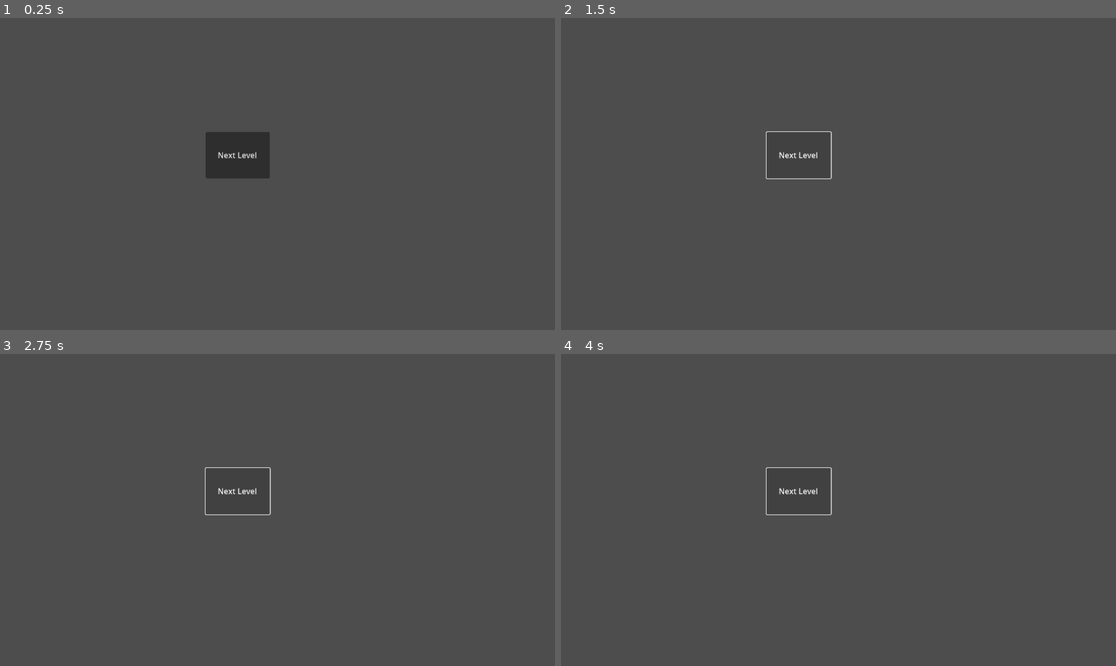
Above: before the commit, frames 1-4 (two rows, left to right).
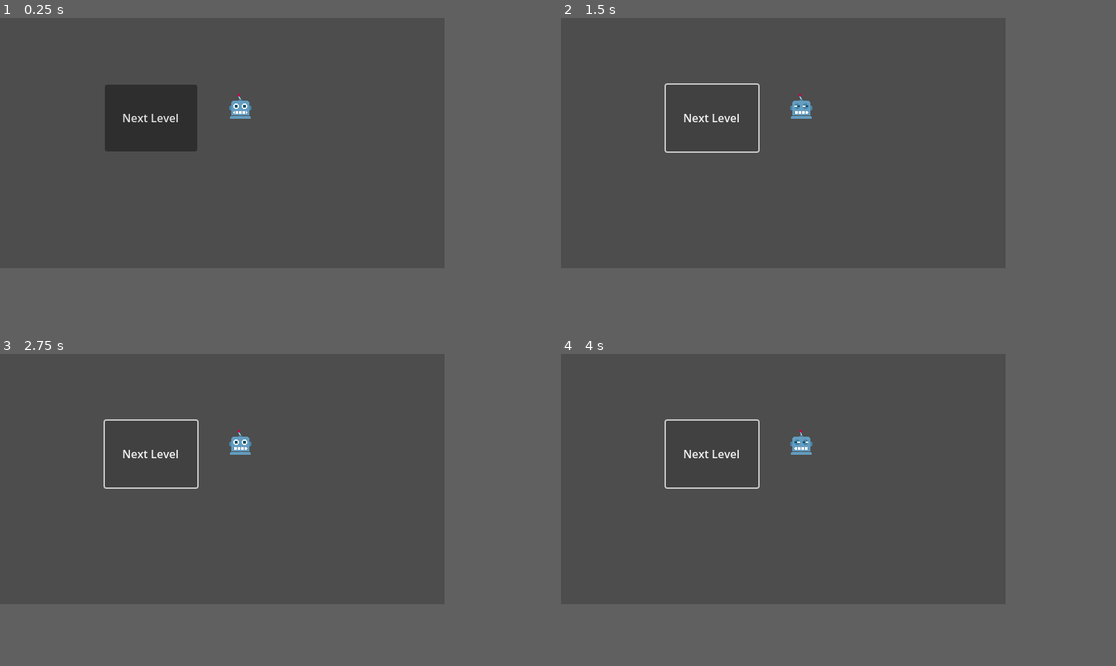
Above: after the commit, the same moments.

Repository: Difio3333/imnotarobot
Game: Godot game, scene res://levels/level_1.tscn
The game is run twice, just before and just after one commit, with the same random seed, the same clock (stepped at 60 frames per second) and the same inputs. This scene is started directly instead of the project's main scene.
Inputs:
- Up to frame 1 (0.25 s): no input
- Up to frame 2 (1.5 s): click "Next Level" at 0.5 s; click "Next Level" at 1.25 s
- Up to frame 3 (2.75 s): click "Next Level" at 2 s
- Up to frame 4 (4 s): tap Enter at 2.75 s
In our replay, the window is 799x449 before the commit and 640x360 after it. These sizes can differ from the game's own. Grey fills any space a smaller window leaves; there, only what the larger window draws over its background counts as a difference.

The runs differ from the first frame. In frame 1, 5.4% of the frame differs, in the area x 18-49%, y 21-52%; in frame 2, 0.8%; in frame 3, 0.8%; in frame 4, 0.8%.

Commit message:
Added Animations

Diff:
--- a/globals/Messenger.gd
+++ b/globals/Messenger.gd
@@ -1,3 +1,4 @@
 extends Node
 
 signal LEVEL_WIN
+signal ANIMATION_FINISHED
--- /dev/null
+++ b/icon.svg
@@ -0,0 +1 @@
+<svg height="128" width="128" xmlns="http://www.w3.org/2000/svg"><rect x="2" y="2" width="124" height="124" rx="14" fill="#363d52" stroke="#212532" stroke-width="4"/><g transform="scale(.101) translate(122 122)"><g fill="#fff"><path d="M105 673v33q407 354 814 0v-33z"/><path d="m105 673 152 14q12 1 15 14l4 67 132 10 8-61q2-11 15-15h162q13 4 15 15l8 61 132-10 4-67q3-13 15-14l152-14V427q30-39 56-81-35-59-83-108-43 20-82 47-40-37-88-64 7-51 8-102-59-28-123-42-26 43-46 89-49-7-98 0-20-46-46-89-64 14-123 42 1 51 8 102-48 27-88 64-39-27-82-47-48 49-83 108 26 42 56 81zm0 33v39c0 276 813 276 814 0v-39l-134 12-5 69q-2 10-14 13l-162 11q-12 0-16-11l-10-65H446l-10 65q-4 11-16 11l-162-11q-12-3-14-13l-5-69z" fill="#478cbf"/><path d="M483 600c0 34 58 34 58 0v-86c0-34-58-34-58 0z"/><circle cx="725" cy="526" r="90"/><circle cx="299" cy="526" r="90"/></g><g fill="#414042"><circle cx="307" cy="532" r="60"/><circle cx="717" cy="532" r="60"/></g></g></svg>
--- a/levels/level_1.tscn
+++ b/levels/level_1.tscn
@@ -1,15 +1,19 @@
-[gd_scene load_steps=2 format=3 uid="uid://bo44bx8x16iqo"]
+[gd_scene load_steps=3 format=3 uid="uid://bo44bx8x16iqo"]
 
 [ext_resource type="Script" path="res://scripts/level_1_script.gd" id="1_er66a"]
+[ext_resource type="PackedScene" uid="uid://drxtb1ddvnw7y" path="res://scenes/robot.tscn" id="2_yp1lt"]
 
 [node name="Level1" type="Node2D" groups=["Level"]]
 script = ExtResource("1_er66a")
 
 [node name="Button" type="Button" parent="."]
-offset_left = 427.0
-offset_top = 237.0
-offset_right = 560.0
-offset_bottom = 333.0
+offset_left = 151.0
+offset_top = 96.0
+offset_right = 284.0
+offset_bottom = 192.0
 text = "Next Level"
 
+[node name="Robot" parent="." instance=ExtResource("2_yp1lt")]
+position = Vector2(346, 127)
+
 [connection signal="button_down" from="Button" to="." method="_on_button_button_down"]
--- a/levels/level_2.tscn
+++ b/levels/level_2.tscn
@@ -1,12 +1,10 @@
-[gd_scene load_steps=3 format=3 uid="uid://b5idxyjn2jq01"]
+[gd_scene load_steps=2 format=3 uid="uid://b5idxyjn2jq01"]
 
-[ext_resource type="Script" path="res://scripts/level_1_script.gd" id="1_8cdyd"]
 [ext_resource type="Texture2D" uid="uid://c5n50mwnhsfln" path="res://assets/FotoFrido.jpg" id="2_aqr84"]
 
-[node name="Level2" type="Node2D"]
-script = ExtResource("1_8cdyd")
+[node name="Level2" type="Node2D" groups=["Level"]]
 
-[node name="FotoFrido" type="Sprite2D" parent="." groups=["Level"]]
+[node name="FotoFrido" type="Sprite2D" parent="."]
 position = Vector2(538, 308)
 scale = Vector2(0.6525, 0.66875)
 texture = ExtResource("2_aqr84")
--- a/project.godot
+++ b/project.godot
@@ -19,6 +19,11 @@
 
 Messenger="*res://globals/Messenger.gd"
 
+[display]
+
+window/size/viewport_width=640
+window/size/viewport_height=360
+
 [rendering]
 
 textures/canvas_textures/default_texture_filter=0
--- /dev/null
+++ b/scenes/robot.gd
@@ -0,0 +1,16 @@
+extends Sprite2D
+
+@onready var animation_player: AnimationPlayer = $AnimationPlayer
+
+# Called when the node enters the scene tree for the first time.
+func _ready() -> void:
+	pass # Replace with function body.
+
+
+# Called every frame. 'delta' is the elapsed time since the previous frame.
+func _process(delta: float) -> void:
+	pass
+
+
+func _on_animation_player_animation_finished(anim_name: StringName) -> void:
+	Messenger.emit_signal("ANIMATION_FINISHED")
--- /dev/null
+++ b/scenes/robot.tscn
@@ -0,0 +1,54 @@
+[gd_scene load_steps=6 format=3 uid="uid://drxtb1ddvnw7y"]
+
+[ext_resource type="Texture2D" uid="uid://74ejbv84uyky" path="res://assets/inar_spritesheet_robot_sus_00.png" id="1_hgnue"]
+[ext_resource type="Script" path="res://scenes/robot.gd" id="2_rdw0y"]
+
+[sub_resource type="Animation" id="Animation_hd7da"]
+length = 0.001
+tracks/0/type = "value"
+tracks/0/imported = false
+tracks/0/enabled = true
+tracks/0/path = NodePath(".:frame")
+tracks/0/interp = 1
+tracks/0/loop_wrap = true
+tracks/0/keys = {
+"times": PackedFloat32Array(0),
+"transitions": PackedFloat32Array(1),
+"update": 1,
+"values": [0]
+}
+
+[sub_resource type="Animation" id="Animation_b18ww"]
+resource_name = "robot_sus"
+length = 2.03
+step = 0.07
+tracks/0/type = "value"
+tracks/0/imported = false
+tracks/0/enabled = true
+tracks/0/path = NodePath(".:frame")
+tracks/0/interp = 1
+tracks/0/loop_wrap = true
+tracks/0/keys = {
+"times": PackedFloat32Array(0, 0.07, 0.14, 0.21, 0.28, 0.35, 0.42, 0.49, 0.56, 0.63, 0.7, 0.77, 0.84, 0.91, 0.98, 1.05, 1.12, 1.19, 1.26, 1.33, 1.4, 1.47, 1.54, 1.61, 1.68, 1.75, 1.82, 1.89, 1.96),
+"transitions": PackedFloat32Array(1, 1, 1, 1, 1, 1, 1, 1, 1, 1, 1, 1, 1, 1, 1, 1, 1, 1, 1, 1, 1, 1, 1, 1, 1, 1, 1, 1, 1),
+"update": 1,
+"values": [0, 1, 2, 3, 4, 5, 6, 7, 8, 9, 10, 11, 12, 13, 14, 15, 16, 17, 18, 19, 20, 21, 22, 23, 24, 25, 26, 27, 28]
+}
+
+[sub_resource type="AnimationLibrary" id="AnimationLibrary_od4ir"]
+_data = {
+"RESET": SubResource("Animation_hd7da"),
+"robot_sus": SubResource("Animation_b18ww")
+}
+
+[node name="Robot" type="Sprite2D"]
+texture = ExtResource("1_hgnue")
+hframes = 30
+script = ExtResource("2_rdw0y")
+
+[node name="AnimationPlayer" type="AnimationPlayer" parent="."]
+libraries = {
+"": SubResource("AnimationLibrary_od4ir")
+}
+
+[connection signal="animation_finished" from="AnimationPlayer" to="." method="_on_animation_player_animation_finished"]
--- a/scenes/robot_sus.tscn
+++ /dev/null
@@ -1,51 +0,0 @@
-[gd_scene load_steps=5 format=3 uid="uid://drxtb1ddvnw7y"]
-
-[ext_resource type="Texture2D" uid="uid://74ejbv84uyky" path="res://assets/inar_spritesheet_robot_sus_00.png" id="1_hgnue"]
-
-[sub_resource type="Animation" id="Animation_b18ww"]
-resource_name = "robot_sus"
-length = 2.03
-step = 0.07
-tracks/0/type = "value"
-tracks/0/imported = false
-tracks/0/enabled = true
-tracks/0/path = NodePath(".:frame")
-tracks/0/interp = 1
-tracks/0/loop_wrap = true
-tracks/0/keys = {
-"times": PackedFloat32Array(0, 0.07, 0.14, 0.21, 0.28, 0.35, 0.42, 0.49, 0.56, 0.63, 0.7, 0.77, 0.84, 0.91, 0.98, 1.05, 1.12, 1.19, 1.26, 1.33, 1.4, 1.47, 1.54, 1.61, 1.68, 1.75, 1.82, 1.89, 1.96),
-"transitions": PackedFloat32Array(1, 1, 1, 1, 1, 1, 1, 1, 1, 1, 1, 1, 1, 1, 1, 1, 1, 1, 1, 1, 1, 1, 1, 1, 1, 1, 1, 1, 1),
-"update": 1,
-"values": [0, 1, 2, 3, 4, 5, 6, 7, 8, 9, 10, 11, 12, 13, 14, 15, 16, 17, 18, 19, 20, 21, 22, 23, 24, 25, 26, 27, 28]
-}
-
-[sub_resource type="Animation" id="Animation_hd7da"]
-length = 0.001
-tracks/0/type = "value"
-tracks/0/imported = false
-tracks/0/enabled = true
-tracks/0/path = NodePath(".:frame")
-tracks/0/interp = 1
-tracks/0/loop_wrap = true
-tracks/0/keys = {
-"times": PackedFloat32Array(0),
-"transitions": PackedFloat32Array(1),
-"update": 1,
-"values": [0]
-}
-
-[sub_resource type="AnimationLibrary" id="AnimationLibrary_od4ir"]
-_data = {
-"RESET": SubResource("Animation_hd7da"),
-"robot_sus": SubResource("Animation_b18ww")
-}
-
-[node name="Sprite2D" type="Sprite2D"]
-texture = ExtResource("1_hgnue")
-hframes = 30
-
-[node name="AnimationPlayer" type="AnimationPlayer" parent="."]
-libraries = {
-"": SubResource("AnimationLibrary_od4ir")
-}
-autoplay = "robot_sus"
--- a/scripts/level_1_script.gd
+++ b/scripts/level_1_script.gd
@@ -1,6 +1,14 @@
 extends Node2D
 
+@onready var robot: Sprite2D = $Robot
 
 
+func _ready() -> void:
+	Messenger.connect("ANIMATION_FINISHED",finish_level)
+
 func _on_button_button_down() -> void:
+	robot.animation_player.play("robot_sus")
+
+
+func finish_level():
 	Messenger.emit_signal("LEVEL_WIN")
Not shown, added: icon.svg.import
